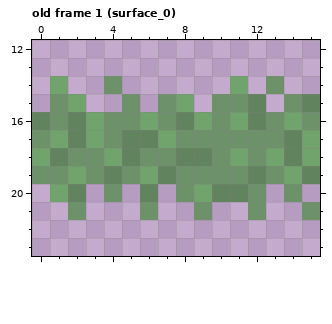
One commit to this pixel-art file: aseprite/ground-surface.aseprite. The picture above was drawn from the file before the commit.
16x32 pixels, 2 frames. Shown: old frame 1 (surface_0): x 0..15, y 12..23. The commit also changed other frames, which this record leaves out.
Once edited:
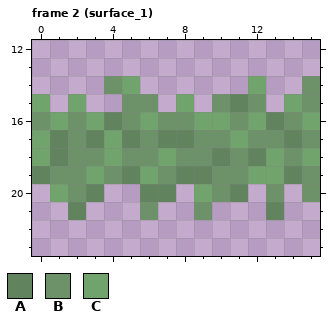
Palette (. is transparent): A #61845e  B #6d926a  C #71a46c
A new or re-ordered frame is compared with the old frame closest to it.
Commit message: More grass tiles
The edit:
frames 2 -> 5
Changed rows in their new state; - is an unchanged pixel.
Frame 2 (surface_1) is new; against old frame 1 (surface_0):
first column x 0:
14 -.---C-----.C.-B
15 C.----B.---AB-CB
16 BCB-A---B-CBCABC
17 CABAC-BAA--C---B
18 -----B-CBBABA-B-
19 A-BCBA-BAA--CCAB
20 --BA.--A.-B-.B.B
21 --A---------.A-.
